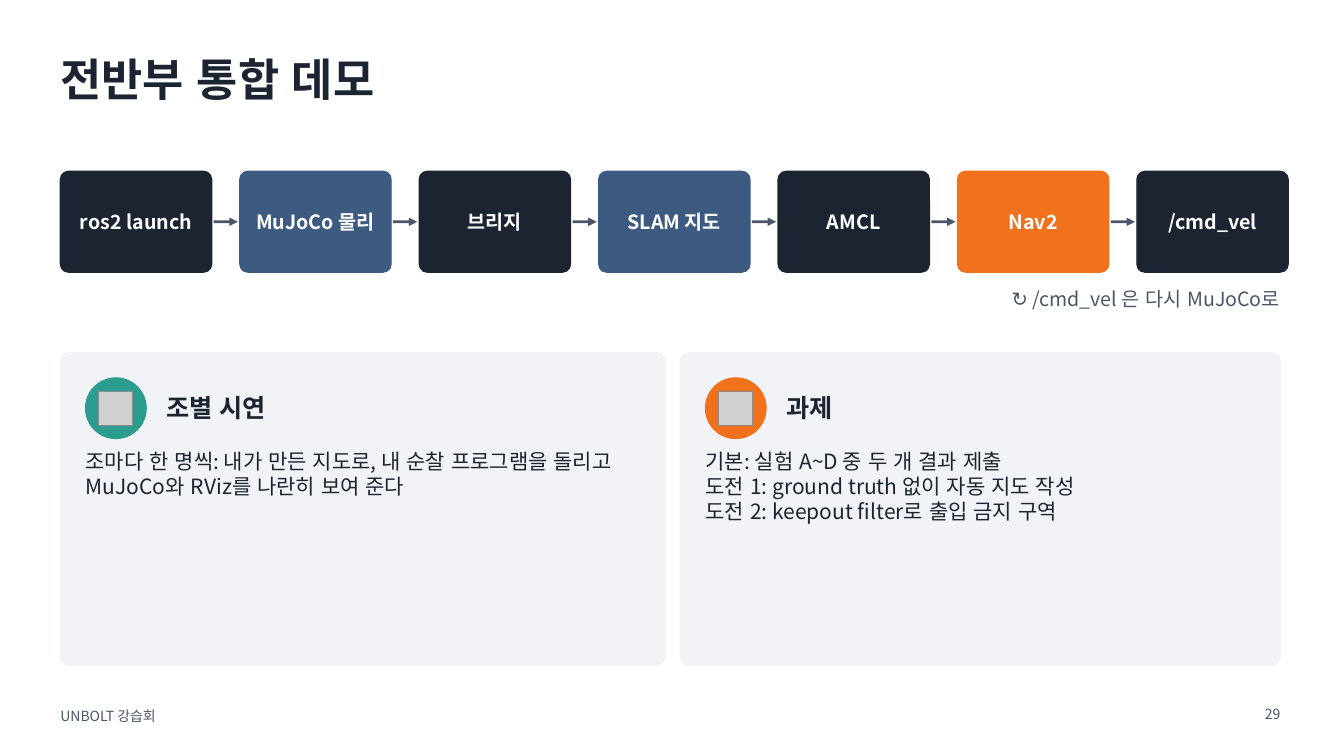
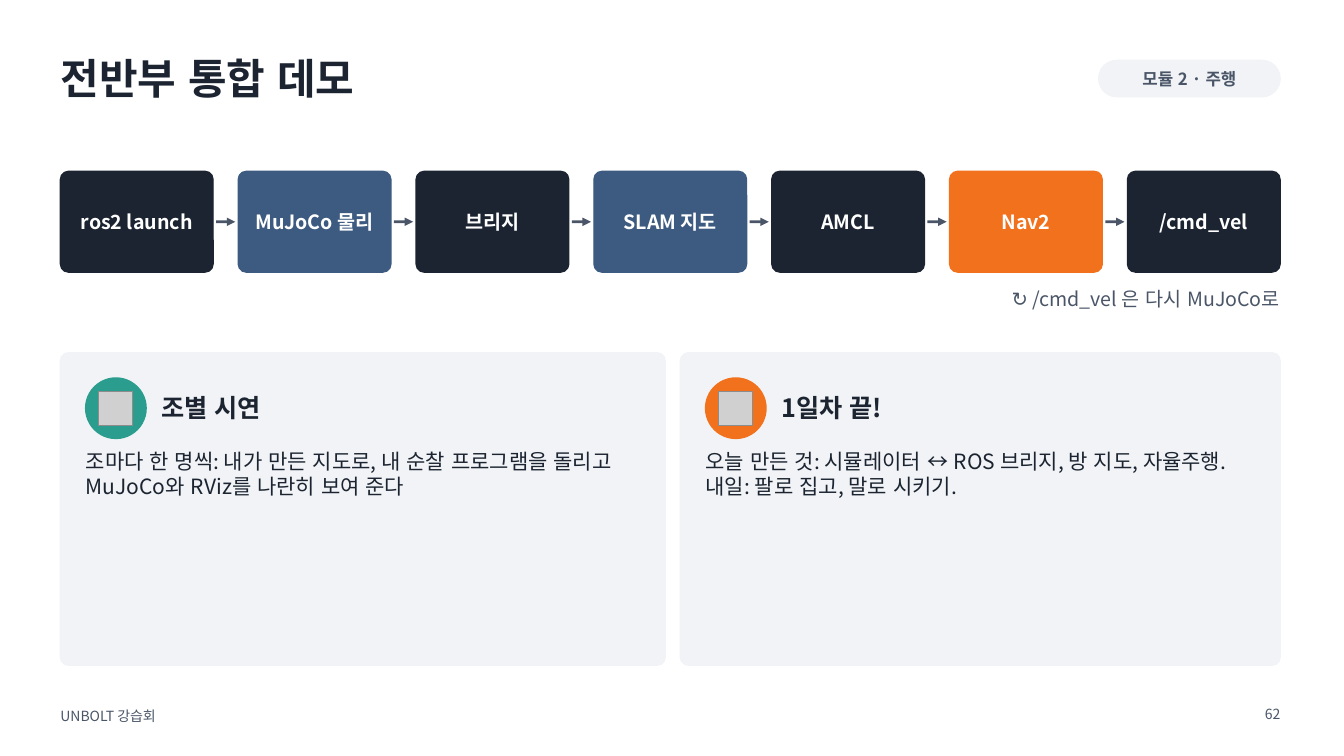
Before and after one commit to sejiny3/AIRLAB, a slide deck: slide 62 of workshop/slides/UNBOLT_workshop.pptx (slide 29 before the commit). Drawn at 1344x756 pixels with LibreOffice and Linux fonts; fonts in the diff are those of the drawing; grey boxes stand for pictures. Boxes give left, top, right and bottom in pixels: in the first picture for what was removed or moved away, otherwise in the second. Text is boxed around its words. In the diff, an @@ line names an element or a change of style, - is before the commit and + after.

```diff
--- a/workshop/slides/UNBOLT_workshop.pptx
+++ b/workshop/slides/UNBOLT_workshop.pptx
@@ title "전반부 통합 데모" at bbox=[60, 58, 354, 98]: size 32 to 30 pt @@
@@ rounded rectangle added at bbox=[1099, 60, 1280, 97], fill #F1F3F6, outline #F1F3F6 1 pt @@
@@ text added at bbox=[1142, 71, 1237, 87], 12 pt, text #4A5668, bold @@
+모듈 2 · 주행
@@ rounded rectangle: place and size @@
-rounded rectangle at bbox=[599, 171, 750, 272]
+rounded rectangle at bbox=[594, 171, 746, 272]
@@ text "SLAM 지도": place and size @@
-text "SLAM 지도" at bbox=[628, 212, 721, 231]
+text "SLAM 지도" at bbox=[624, 212, 717, 231]
@@ rounded rectangle: place and size @@
-rounded rectangle at bbox=[778, 171, 930, 272]
+rounded rectangle at bbox=[772, 171, 925, 272]
@@ text "AMCL": place and size @@
-text "AMCL" at bbox=[827, 214, 880, 230]
+text "AMCL" at bbox=[821, 214, 874, 230]
@@ rounded rectangle: place and size @@
-rounded rectangle at bbox=[958, 171, 1109, 272]
+rounded rectangle at bbox=[950, 171, 1102, 272]
@@ text "Nav2": place and size @@
-text "Nav2" at bbox=[1009, 214, 1058, 230]
+text "Nav2" at bbox=[1001, 214, 1050, 230]
@@ rounded rectangle: place and size @@
-rounded rectangle at bbox=[1137, 171, 1289, 272]
+rounded rectangle at bbox=[1128, 171, 1280, 272]
@@ text "/cmd_vel": place and size @@
-text "/cmd_vel" at bbox=[1168, 213, 1257, 233]
+text "/cmd_vel" at bbox=[1159, 213, 1248, 233]
@@ arrow moved from (214, 222) - (238, 222) to (216, 222) - (235, 222) @@
@@ arrow moved from (393, 222) - (417, 222) to (394, 222) - (413, 222) @@
@@ arrow moved from (573, 222) - (597, 222) to (572, 222) - (591, 222) @@
@@ arrow moved from (752, 222) - (776, 222) to (750, 222) - (769, 222) @@
@@ arrow moved from (932, 222) - (956, 222) to (928, 222) - (947, 222) @@
@@ arrow moved from (1111, 222) - (1135, 222) to (1106, 222) - (1125, 222) @@
@@ text "조별 시연": place and size @@
-text "조별 시연" at bbox=[166, 396, 266, 420]
+text "조별 시연" at bbox=[161, 396, 261, 420]
@@ text at bbox=[781, 396, 882, 420]: text changed @@
-과제
+1일차 끝!
@@ text at bbox=[706, 451, 1226, 498]: text changed @@
-기본: 실험 A~D 중 두 개 결과 제출
-도전 1: ground truth 없이 자동 지도 작성
-도전 2: keepout filter로 출입 금지 구역
+오늘 만든 것: 시뮬레이터 ↔ ROS 브리지, 방 지도, 자율주행.
+내일: 팔로 집고, 말로 시키기.
@@ page number at bbox=[1265, 708, 1281, 719]: text changed @@
-29
+62
```
Also in this commit, not shown: 30 other slides changed, 96 slides added, 21 slides removed, 24 other files.
